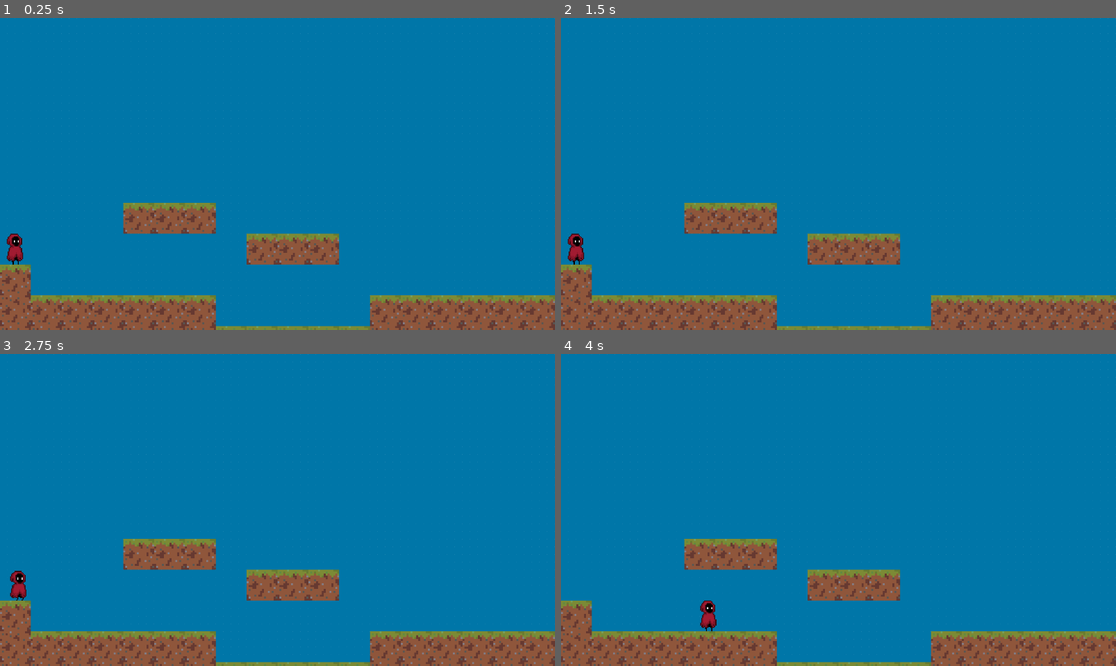
Above: before the commit, frames 1-4 (two rows, left to right).
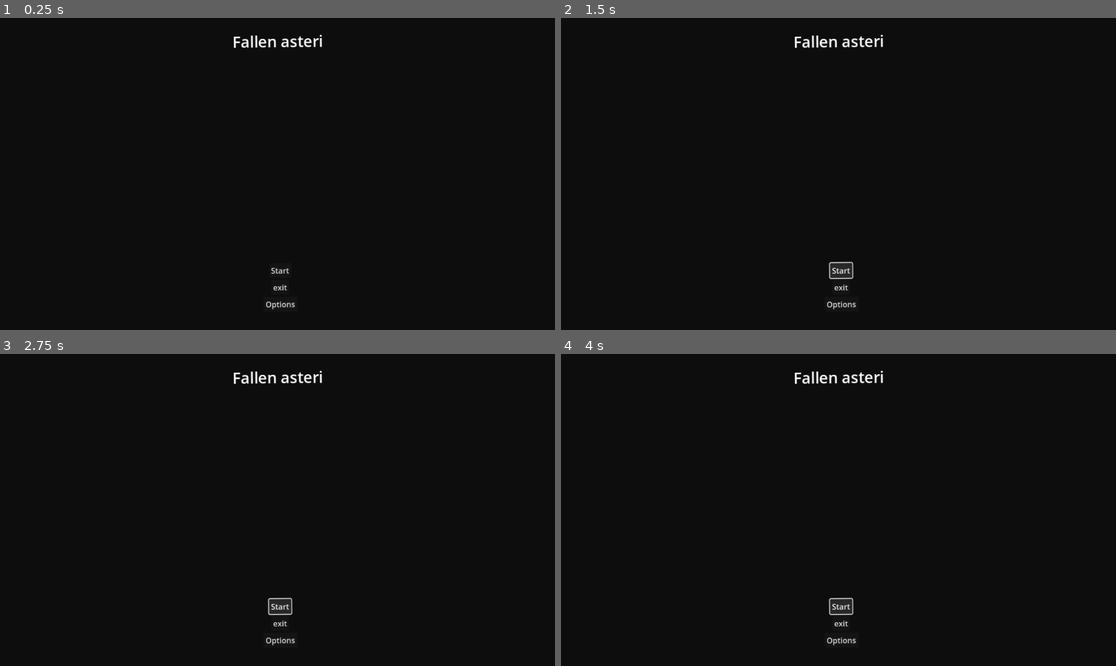
Above: after the commit, the same moments.

Repository: yeegz/Fallen-Asteri
Game: Godot game, scene res://main menu.tscn
Same seed, same stepped clock (60 frames per second), same inputs: the game is played once before the commit and once after it. Before the commit the project starts from res://scene.tscn.
Inputs (mouse positions are in pixels of both pictures, inside the frame that each line leads up to):
- Up to frame 1 (0.25 s): no input
- Up to frame 2 (1.5 s): click (844, 305) at 0.5 s, where only the run after the commit has a clickable "Options"; click (838, 270) at 1.25 s, where only the run after the commit has a clickable "Start"
- Up to frame 3 (2.75 s): click (277, 606) at 2 s, where only the run after the commit has a clickable "Start"
- Up to frame 4 (4 s): tap Enter (ui_accept) at 2.75, 3.02, 3.77 s; hold Right (ui_right) from 2.78 s (still down)

The runs differ from the first frame. In frame 1, 100% of the frame differs, in the area x 0-100%, y 0-100%; in frame 2, 100%; in frame 3, 100%; in frame 4, 100%.

Commit message:
made main menu

Diff:
--- /dev/null
+++ b/Main.gd
@@ -0,0 +1,16 @@
+extends Node2D
+
+
+
+# Called when the node enters the scene tree for the first time.
+func _ready():
+	pass # Replace with function body.
+
+
+# Called every frame. 'delta' is the elapsed time since the previous frame.
+func _process(delta):
+	pass
+
+
+func _on_button_pressed():
+	get_tree().change_scene_to_file("res://main menu.tscn")
--- /dev/null
+++ b/Node2D.gd
@@ -0,0 +1,15 @@
+extends Node2D
+
+
+# Called when the node enters the scene tree for the first time.
+func _ready():
+	pass # Replace with function body.
+
+
+# Called every frame. 'delta' is the elapsed time since the previous frame.
+func _process(delta):
+	pass
+
+
+func _on_button_pressed():
+	get_tree().change_scene_to_file("res://scene.tscn")
--- /dev/null
+++ b/image/fallen_asteri(1).tscn
@@ -0,0 +1,8 @@
+[gd_scene load_steps=2 format=3 uid="uid://d1k4blpmr5qqu"]
+
+[ext_resource type="Texture2D" uid="uid://crokyna5sdj1r" path="res://image/Fallen Asteri (1).png" id="1_3vqxq"]
+
+[node name="FallenAsteri(1)" type="Sprite2D"]
+position = Vector2(403, 371)
+rotation = -0.003706
+texture = ExtResource("1_3vqxq")
--- /dev/null
+++ b/main menu.gd
@@ -0,0 +1,27 @@
+extends Control
+
+signal start_game()
+@onready var buttons_v_box=%Buttons_v_box
+
+func _ready()->void:
+	focus_button()
+
+func _on_start_game_button_pressed() -> void:
+	start_game.emit()
+	hide()
+
+
+func _on_quit_button_pressed() -> void:
+	get_tree().quit()
+
+
+func _on_visibility_changed() -> void:
+	if visible:
+		focus_button()
+
+
+func focus_button()-> void:
+	if buttons_v_box:
+		var button: Button = buttons_v_box.get_child(0)
+		if button is Button:
+			button.grab_focus()
--- /dev/null
+++ b/main menu.tscn
@@ -0,0 +1,81 @@
+[gd_scene load_steps=3 format=3 uid="uid://dlqcqmwpdvmbd"]
+
+[ext_resource type="Script" path="res://main menu.gd" id="1_g3b4x"]
+[ext_resource type="Theme" uid="uid://cyr3cl0yytsk6" path="res://themes.tres" id="2_wk16h"]
+
+[node name="main menu" type="Control"]
+layout_mode = 3
+anchors_preset = 15
+anchor_right = 1.0
+anchor_bottom = 1.0
+grow_horizontal = 2
+grow_vertical = 2
+script = ExtResource("1_g3b4x")
+
+[node name="ColorRect" type="ColorRect" parent="."]
+layout_mode = 1
+anchors_preset = 15
+anchor_right = 1.0
+anchor_bottom = 1.0
+grow_horizontal = 2
+grow_vertical = 2
+color = Color(0.0509804, 0.0509804, 0.0509804, 1)
+
+[node name="MarginContainer" type="MarginContainer" parent="."]
+layout_mode = 1
+anchors_preset = 15
+anchor_right = 1.0
+anchor_bottom = 1.0
+grow_horizontal = 2
+grow_vertical = 2
+rotation = -0.0105704
+theme_override_constants/margin_left = 32
+theme_override_constants/margin_top = 32
+theme_override_constants/margin_right = 32
+theme_override_constants/margin_bottom = 32
+
+[node name="VBoxContainer" type="VBoxContainer" parent="MarginContainer"]
+layout_mode = 2
+alignment = 1
+
+[node name="Label" type="Label" parent="MarginContainer/VBoxContainer"]
+layout_mode = 2
+size_flags_vertical = 1
+theme = ExtResource("2_wk16h")
+theme_override_font_sizes/font_size = 32
+text = "Fallen asteri"
+horizontal_alignment = 1
+
+[node name="Buttons_v_box" type="VBoxContainer" parent="MarginContainer/VBoxContainer"]
+layout_mode = 2
+size_flags_vertical = 10
+
+[node name="Start" type="Button" parent="MarginContainer/VBoxContainer/Buttons_v_box"]
+layout_mode = 2
+size_flags_horizontal = 4
+size_flags_vertical = 4
+focus_neighbor_top = NodePath(".")
+focus_neighbor_bottom = NodePath(".")
+focus_next = NodePath(".")
+focus_previous = NodePath(".")
+text = "Start"
+
+[node name="quit" type="Button" parent="MarginContainer/VBoxContainer/Buttons_v_box"]
+layout_mode = 2
+size_flags_horizontal = 4
+size_flags_vertical = 4
+focus_neighbor_top = NodePath("../options")
+focus_neighbor_bottom = NodePath("../options")
+focus_next = NodePath("../options")
+focus_previous = NodePath("../options")
+text = "exit"
+
+[node name="options" type="Button" parent="MarginContainer/VBoxContainer/Buttons_v_box"]
+layout_mode = 2
+size_flags_horizontal = 4
+size_flags_vertical = 4
+focus_neighbor_top = NodePath("../quit")
+focus_neighbor_bottom = NodePath("../quit")
+focus_next = NodePath("../quit")
+focus_previous = NodePath("../quit")
+text = "Options"
--- a/project.godot
+++ b/project.godot
@@ -11,7 +11,7 @@
 [application]
 
 config/name="Git Project"
-run/main_scene="res://scene.tscn"
+run/main_scene="res://main menu.tscn"
 config/features=PackedStringArray("4.2", "Forward Plus")
 config/icon="res://icon.svg"
 
--- /dev/null
+++ b/themes.tres
@@ -0,0 +1,3 @@
+[gd_resource type="Theme" format=3 uid="uid://cyr3cl0yytsk6"]
+
+[resource]
Empty file added: Button.gd
Binary file added: image/Fallen Asteri (1).png
